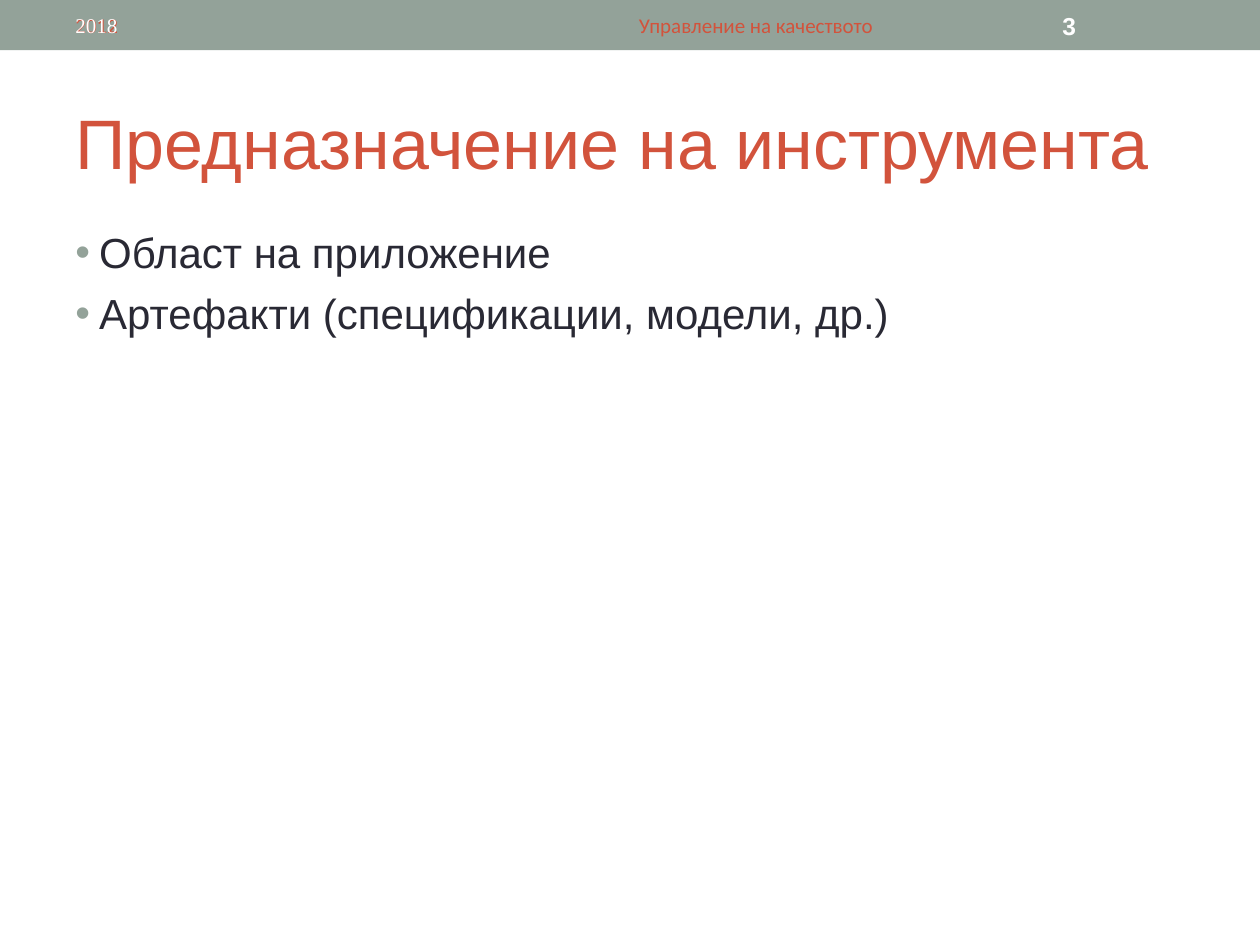
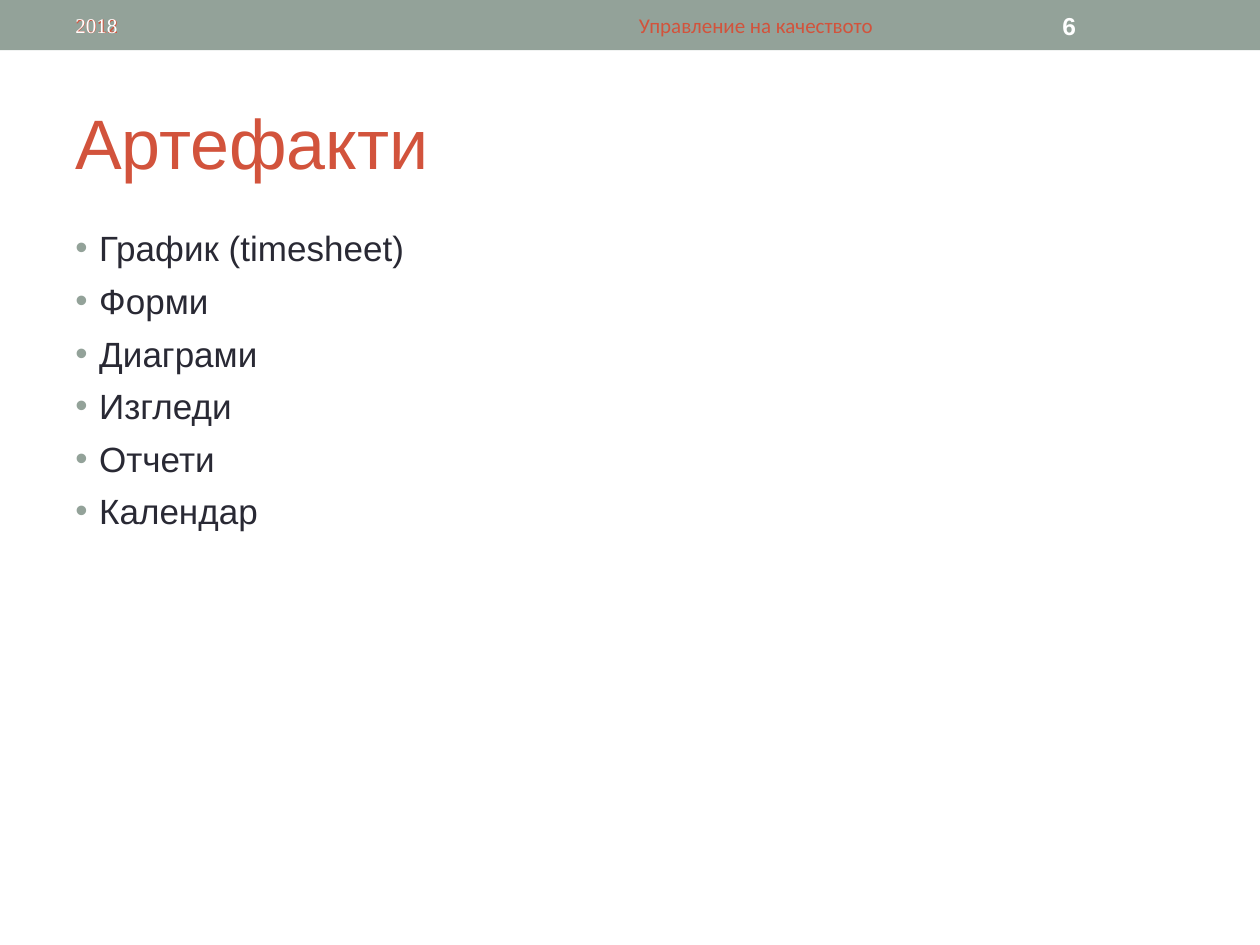
Before and after one commit to tsetsoo/ASIProject, a slide deck: slide 6 of OneDesk.ppt (slide 3 before the commit). Drawn at 1260x945 pixels with LibreOffice and Linux fonts; fonts in the diff are those of the drawing. Boxes give left, top, right and bottom in pixels: in the first picture for what was removed or moved away, otherwise in the second. Text is boxed around its words. In the diff, an @@ line names an element or a change of style, - is before the commit and + after.

```diff
--- a/OneDesk.ppt
+++ b/OneDesk.ppt
@@ page number at (1062,18,1076,35): text changed @@
-3
+6
@@ text at (75,118,428,182): text changed @@
-Предназначение на инструмента
+Артефакти
@@ text at (99,235,404,531): text changed; size 24 to 20 pt @@
-• Област на приложение
-• Артефакти (спецификации, модели, др.)
+• График (timesheet)
+• Форми
+• Диаграми
+• Изгледи
+• Отчети
+• Календар
```
Also in this commit, not shown: 1 other slide changed, 1 other file.
